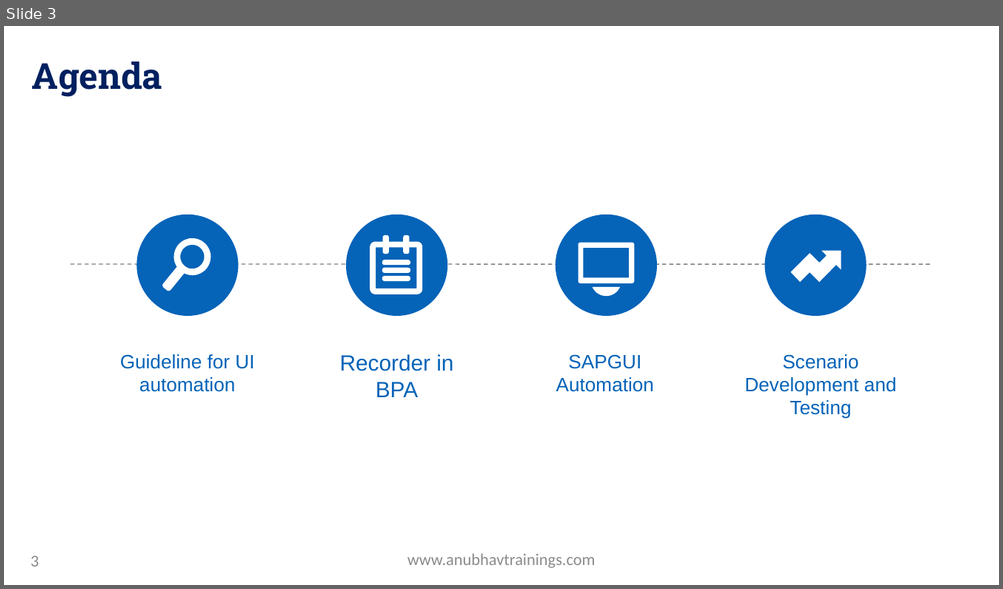
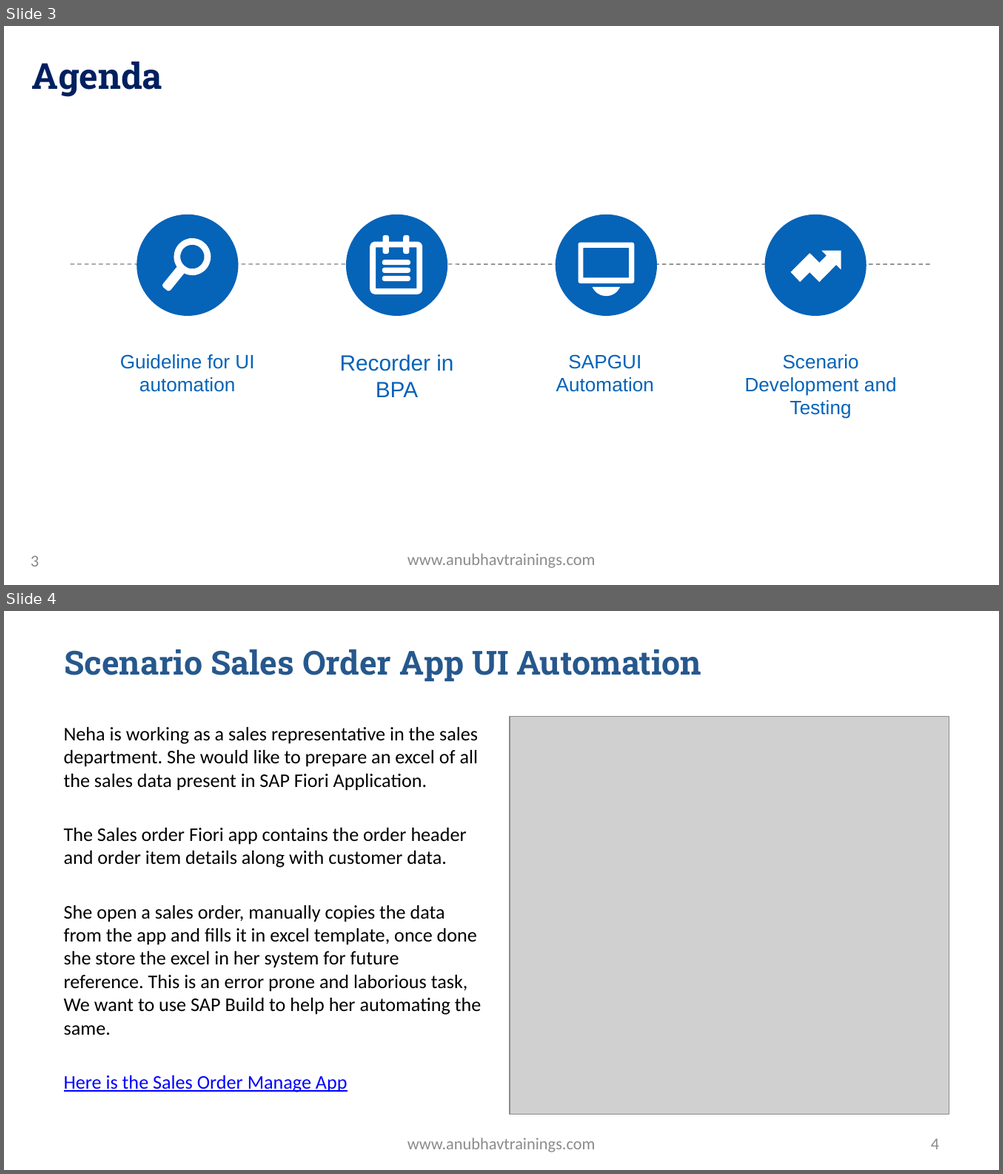
Before and after one commit to soyuztechnologies/SAP_Build_End_to_End, a slide deck: Day 16/SAP Build Training Day 16.pptx. Shown one above the other, each under a label of ours: slide 3 before the commit, slides 3 and 4 after it. The pictures are 1003x589 and 1003x1174 pixels, drawn with LibreOffice and Linux fonts; fonts in the diff are those of the drawing; grey boxes stand for pictures; background and template pictures are left out. Boxes give left, top, right and bottom in pixels: in the first picture for what was removed or moved away, otherwise in the second. Text is boxed around its words. In the diff, an @@ line names an element or a change of style, - is before the commit and + after.

```diff
--- a/Day 16/SAP Build Training Day 16.pptx
+++ b/Day 16/SAP Build Training Day 16.pptx
@@ slide 4 added at <box>4,611,999,1170</box>, background picture (left out) @@
@@ title added at <box>64,649,702,681</box>, 24 pt, text gradient #26588D to #4197C6, bold @@
+Scenario Sales Order App UI Automation
@@ picture added at <box>509,716,949,1114</box> @@
@@ text added at <box>64,727,481,1093</box>, 14 pt, text #000000 @@
+Neha is working as a sales representative in the sales department. She would like to prepare an excel of all the sales data present in SAP Fiori Application.
+The Sales order Fiori app contains the order header and order item details along with customer data.
+She open a sales order, manually copies the data from the app and fills it in excel template, once done she store the excel in her system for future reference. This is an error prone and laborious task, We want to use SAP Build to help her automating the same.
+Here is the Sales Order Manage App
@@ text added at <box>407,1138,595,1153</box>, 12 pt, text #8C8C8C @@
+www.anubhavtrainings.com
@@ page number added at <box>930,1139,939,1150</box>, 12 pt, text #8C8C8C @@
+4
```
Also in this commit, not shown: 1 slide removed, 3 other files.
